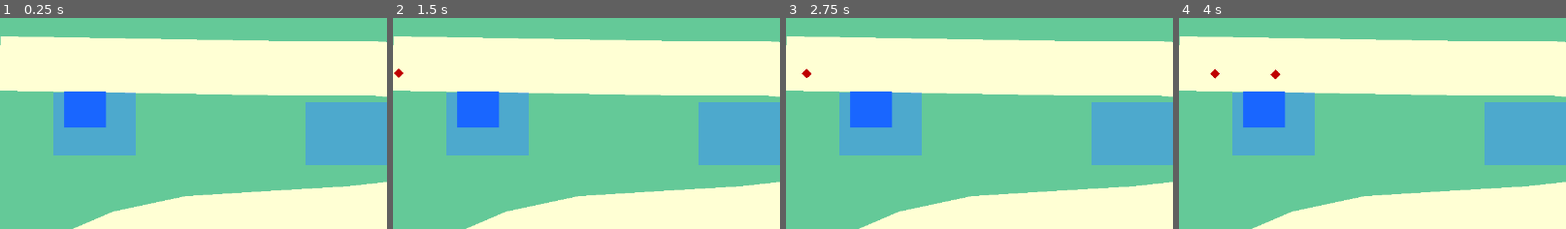
Above: before the commit, frames 1-4 (left to right).
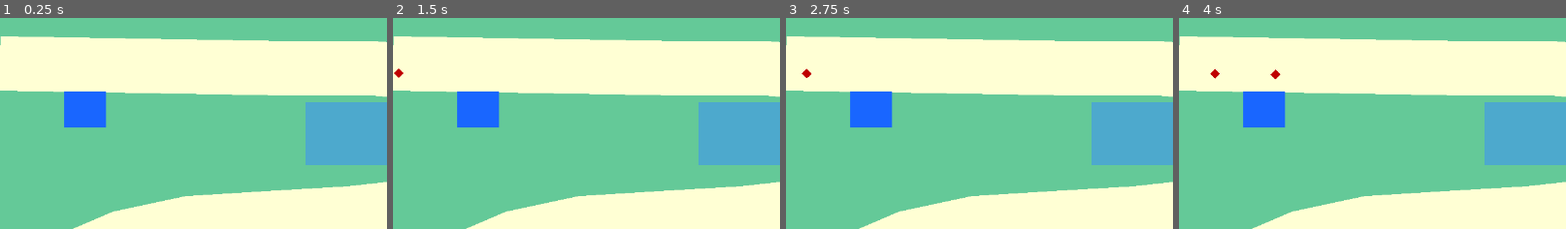
Above: after the commit, the same moments.

Repository: onion-40/candy-carnage
Game: Godot game, scene res://Scenes/main.tscn
Same seed, same stepped clock (60 frames per second), same inputs: the game is played once before the commit and once after it.
Inputs:
- Up to frame 1 (0.25 s): no input
- Up to frame 2 (1.5 s): click "Laser Tower" at 0.5 s; click "Heavy Cannon" at 1.25 s
- Up to frame 3 (2.75 s): click "Laser Tower" at 2 s
- Up to frame 4 (4 s): click "Heavy Cannon" at 2.75 s; click "Laser Tower" at 3.5 s
The pictures show only the part of the screen within x 0-50%, y 4-54%; the shares and areas given below are measured in that part.

The runs differ from the first frame. In frame 1, 4.6% of the frame differs, in the area x 13-36%, y 35-66%; in frame 2, 4.6%; in frame 3, 4.6%; in frame 4, 4.6%.

Commit message:
feat: Add building laser canons

Diff:
--- a/Scenes/Map.tscn
+++ b/Scenes/Map.tscn
@@ -36,7 +36,7 @@
 [node name="TowerSpots" type="Node2D" parent="." unique_id=1036671354]
 position = Vector2(176, -120)
 
-[node name="Spot 1" type="Marker2D" parent="TowerSpots" unique_id=1027502783]
+[node name="Spot 1" type="Area2D" parent="TowerSpots" unique_id=2087351000]
 position = Vector2(24, 360)
 
 [node name="SpotVisual" type="Polygon2D" parent="TowerSpots/Spot 1" unique_id=2111016405]
@@ -45,7 +45,10 @@
 polygon = PackedVector2Array(-127.999985, -95.99999, 8, -96, 8.0000305, 8.000008, -127.999985, 8.000008)
 uv = PackedVector2Array(-128, -98, 8, -96, 8.0000305, 8.000008, -127.999985, 8.000008)
 
-[node name="Spot2" type="Marker2D" parent="TowerSpots" unique_id=1881154564]
+[node name="CollisionPolygon2D" type="CollisionPolygon2D" parent="TowerSpots/Spot 1" unique_id=602957720]
+polygon = PackedVector2Array(-99, -53, 8, -49, 10, 26, -102, 29)
+
+[node name="Spot2" type="Area2D" parent="TowerSpots" unique_id=1621219341]
 position = Vector2(400, 376)
 
 [node name="SpotVisual2" type="Polygon2D" parent="TowerSpots/Spot2" unique_id=2137973629]
@@ -54,7 +57,10 @@
 polygon = PackedVector2Array(-127.999985, -95.99999, 8, -96, 8.0000305, 8.000008, -127.999985, 8.000008)
 uv = PackedVector2Array(-128, -98, 8, -96, 8.0000305, 8.000008, -127.999985, 8.000008)
 
-[node name="Spot3" type="Marker2D" parent="TowerSpots" unique_id=1273178080]
+[node name="CollisionPolygon2D" type="CollisionPolygon2D" parent="TowerSpots/Spot2" unique_id=2024332708]
+polygon = PackedVector2Array(-59, -54, -60, 27, 48, 27, 52, -52)
+
+[node name="Spot3" type="Area2D" parent="TowerSpots" unique_id=1594441110]
 position = Vector2(248, 608)
 
 [node name="SpotVisual3" type="Polygon2D" parent="TowerSpots/Spot3" unique_id=912947380]
@@ -63,7 +69,10 @@
 polygon = PackedVector2Array(-127.999985, -95.99999, 8, -96, 8.0000305, 8.000008, -127.999985, 8.000008)
 uv = PackedVector2Array(-128, -98, 8, -96, 8.0000305, 8.000008, -127.999985, 8.000008)
 
-[node name="Spot4" type="Marker2D" parent="TowerSpots" unique_id=311768606]
+[node name="CollisionPolygon2D" type="CollisionPolygon2D" parent="TowerSpots/Spot3" unique_id=156237745]
+polygon = PackedVector2Array(-55, -48, 48, -48, 45, 22, -57, 21)
+
+[node name="Spot4" type="Area2D" parent="TowerSpots" unique_id=1931615020]
 position = Vector2(976, 216)
 
 [node name="SpotVisual4" type="Polygon2D" parent="TowerSpots/Spot4" unique_id=1242529457]
@@ -72,7 +81,10 @@
 polygon = PackedVector2Array(-127.999985, -95.99999, 8, -96, 8.0000305, 8.000008, -127.999985, 8.000008)
 uv = PackedVector2Array(-128, -98, 8, -96, 8.0000305, 8.000008, -127.999985, 8.000008)
 
-[node name="Spot5" type="Marker2D" parent="TowerSpots" unique_id=94293325]
+[node name="CollisionPolygon2D" type="CollisionPolygon2D" parent="TowerSpots/Spot4" unique_id=518153689]
+polygon = PackedVector2Array(-46, -49, 59, -49, 60, 22, -45, 23)
+
+[node name="Spot5" type="Area2D" parent="TowerSpots" unique_id=255735884]
 position = Vector2(640, 608)
 
 [node name="SpotVisual5" type="Polygon2D" parent="TowerSpots/Spot5" unique_id=1100856899]
@@ -81,7 +93,10 @@
 polygon = PackedVector2Array(-127.999985, -95.99999, 8, -96, 8.0000305, 8.000008, -127.999985, 8.000008)
 uv = PackedVector2Array(-128, -98, 8, -96, 8.0000305, 8.000008, -127.999985, 8.000008)
 
-[node name="Spot6" type="Marker2D" parent="TowerSpots" unique_id=733367809]
+[node name="CollisionPolygon2D" type="CollisionPolygon2D" parent="TowerSpots/Spot5" unique_id=819079759]
+polygon = PackedVector2Array(-50, -47, 62, -43, 62, 29, -44, 31)
+
+[node name="Spot6" type="Area2D" parent="TowerSpots" unique_id=1925645619]
 position = Vector2(888, 776)
 
 [node name="SpotVisual6" type="Polygon2D" parent="TowerSpots/Spot6" unique_id=757307729]
@@ -90,6 +105,9 @@
 polygon = PackedVector2Array(-127.999985, -95.99999, 8, -96, 8.0000305, 8.000008, -127.999985, 8.000008)
 uv = PackedVector2Array(-128, -98, 8, -96, 8.0000305, 8.000008, -127.999985, 8.000008)
 
+[node name="CollisionPolygon2D" type="CollisionPolygon2D" parent="TowerSpots/Spot6" unique_id=798454240]
+polygon = PackedVector2Array(-38, -51, 66, -50, 68, 22, -36, 24)
+
 [node name="EnemySpawnTimer" type="Timer" parent="." unique_id=1517007706]
 
 [node name="DeploymentStartTimer" type="Timer" parent="." unique_id=1835504337]
--- a/Scripts/Scenes/Map.gd
+++ b/Scripts/Scenes/Map.gd
@@ -1,4 +1,3 @@
-
 extends Node2D
 
 const TOWER_SCENE = preload("res://scenes/Towers.tscn")
@@ -20,7 +19,7 @@
 var player_hp: int = 100
 var is_game_over: bool = false
 
-var selected_spot: Marker2D = null
+var selected_spot: Area2D = null
 var can_deploy_special: bool = false
 var choosing_deployment_location: bool = false
 
@@ -30,9 +29,13 @@
 	player_health_changed.emit(player_hp, max_player_hp)
 
 	for spot in tower_spots.get_children():
-		if spot is Marker2D:
+		if spot is Area2D:
 			spot.set_meta("occupied", false)
 			_create_spot_visual(spot)
+
+			# Connect click input signal for each spot
+			if not spot.is_connected("input_event", _on_spot_input_event.bind(spot)):
+				spot.input_event.connect(_on_spot_input_event.bind(spot))
 
 	spawn_timer.wait_time = 1
 	spawn_timer.one_shot = false
@@ -41,7 +44,7 @@
 
 	# Temporary test tower.
 	if tower_spots.get_child_count() > 0:
-		var first_spot = tower_spots.get_child(0) as Marker2D
+		var first_spot = tower_spots.get_child(0) as Area2D # Fixed from Marker2D to Area2D
 
 		if first_spot != null:
 			build_laser_at(first_spot)
@@ -81,7 +84,7 @@
 # TOWER SPOT VISUALS
 # =====================================
 
-func _create_spot_visual(spot: Marker2D) -> void:
+func _create_spot_visual(spot: Area2D) -> void:
 	if spot.has_node("SpotVisual"):
 		return
 
@@ -114,10 +117,6 @@
 		push_warning("EnemyPath curve is empty. Add points to the path.")
 		return
 
-	if enemy_path.curve.get_baked_length() <= 0.0:
-		push_warning("EnemyPath curve is empty. Add points to the path.")
-		return
-
 	var enemy = ENEMY_SCENE.instantiate()
 	enemy.reached_base.connect(_on_enemy_reached_base)
 	enemy_path.add_child(enemy)
@@ -127,7 +126,7 @@
 # TOWER CONSTRUCTION
 # =====================================
 
-func build_tower_at(spot: Marker2D, type: int) -> bool:
+func build_tower_at(spot: Area2D, type: int) -> bool:
 	var success = false
 
 	if is_instance_valid(spot):
@@ -145,20 +144,34 @@
 				tower.build_spot = spot
 				add_child(tower)
 
+				# Force it right to the Area2D's global position
 				tower.global_position = spot.global_position
+
 				spot.set_meta("occupied", true)
 				success = true
+
+				# Hide visual spot indicator when occupied
+				if spot.has_node("SpotVisual"):
+					spot.get_node("SpotVisual").visible = false
 			else:
-				tower.free()
+				tower.queue_free()
 
 	return success
 
-
-func build_laser_at(spot: Marker2D) -> bool:
+# Handles click detection directly from the Area2D spots
+func _on_spot_input_event(_viewport: Node, event: InputEvent, _shape_idx: int, spot: Area2D) -> void:
+	if spot.get_meta("occupied", false):
+		return
+
+	if event is InputEventMouseButton and event.pressed and event.button_index == MOUSE_BUTTON_LEFT:
+		select_spot(spot)
+		build_laser_on_selected_spot()
+
+func build_laser_at(spot: Area2D) -> bool:
 	return build_tower_at(spot, 0)
 
 
-func build_cannon_at(spot: Marker2D) -> bool:
+func build_cannon_at(spot: Area2D) -> bool:
 	return build_tower_at(spot, 1)
 
 
@@ -166,7 +179,7 @@
 # TOWER SPOT SELECTION
 # =====================================
 
-func select_spot(spot: Marker2D) -> void:
+func select_spot(spot: Area2D) -> void:
 	if is_instance_valid(spot):
 		selected_spot = spot
 
--- a/Scripts/Scenes/Towers.gd
+++ b/Scripts/Scenes/Towers.gd
@@ -13,7 +13,7 @@
 var damage: int
 var attack_interval: float
 var is_sold: bool = false
-var build_spot: Marker2D
+var build_spot: Area2D
 
 @onready var attack_timer: Timer = $AttackTimer
 @onready var body: Polygon2D = $Body
@@ -170,7 +170,6 @@
 
 	return nearest_enemy
 
-
 func _on_selection_area_input_event(
 	viewport: Node,
 	event: InputEvent,
